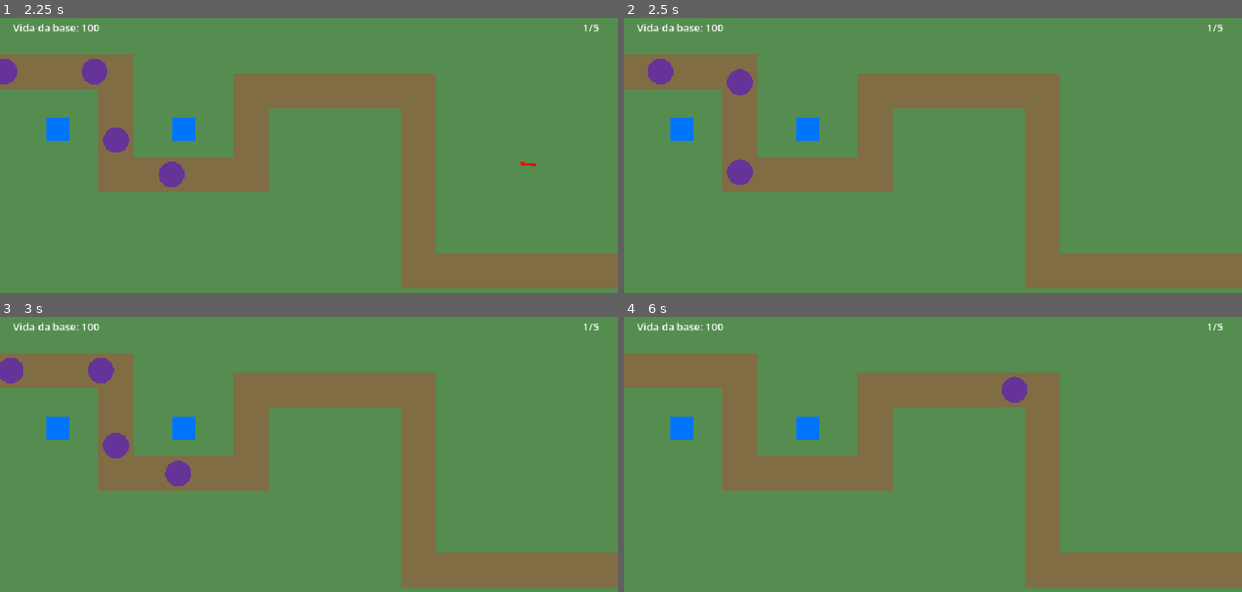
Above: before the commit, frames 1-4 (two rows, left to right).
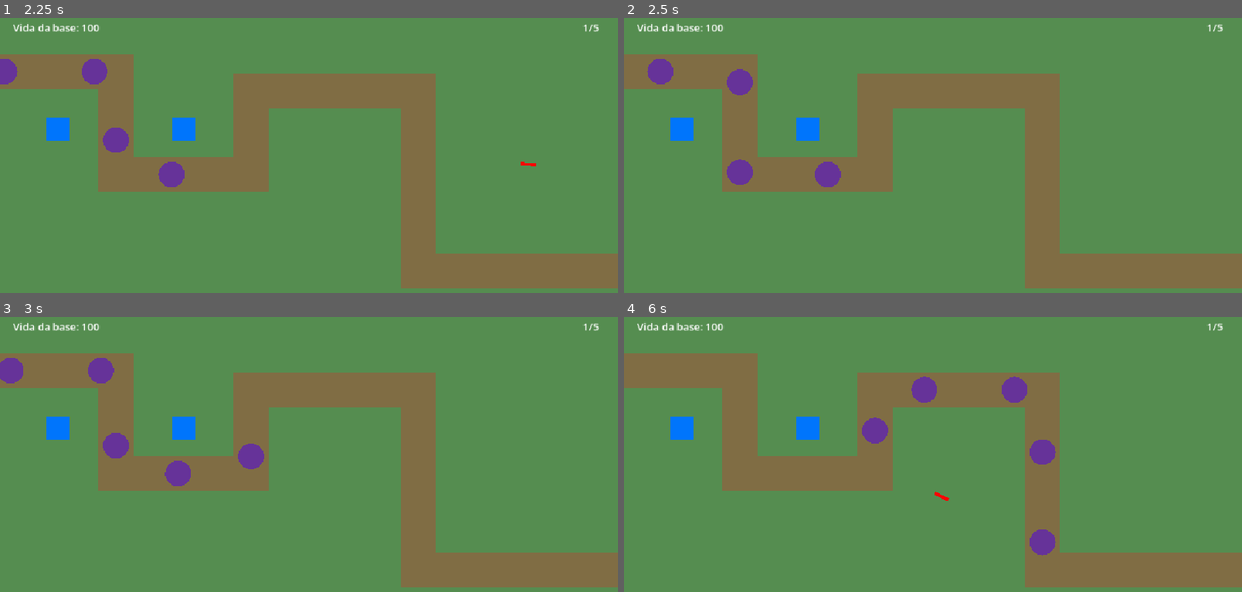
Above: after the commit, the same moments.

Repository: artdroids11/Tower-Defense-Godot-2D
Game: Godot game, scene res://scenes/main.tscn
Same seed, same stepped clock (60 frames per second), same inputs: the game is played once before the commit and once after it.
Inputs (mouse positions are in pixels of both pictures, inside the frame that each line leads up to):
- Up to frame 1 (2.25 s): move the mouse to (444, 163) at 0.52 s; click (444, 163) at 0.67 s; move the mouse to (185, 199) at 1.27 s; click (185, 199) at 1.42 s; move the mouse to (370, 103) at 2.02 s; click (370, 103) at 2.17 s
- Up to frame 2 (2.5 s): no input
- Up to frame 3 (3 s): move the mouse to (278, 550) at 2.77 s; click (278, 550) at 2.92 s
- Up to frame 4 (6 s): move the mouse to (1118, 531) at 3.52 s; click (1118, 531) at 3.67 s; move the mouse to (747, 427) at 4.27 s; click (747, 427) at 4.42 s; move the mouse to (963, 479) at 5.02 s; click (963, 479) at 5.17 s; move the mouse to (840, 394) at 5.77 s; click (840, 394) at 5.92 s

Frame 1 is identical in both runs. In frame 2, 0.3% of the frame differs, in the area x 30-36%, y 52-62%; in frame 3, 0.3%; in frame 4, 1.3%, in the area x 38-70%, y 21-87%.

Commit message:
Implementado o sistema de melhorias.

Diff:
--- a/scenes/main.tscn
+++ b/scenes/main.tscn
@@ -13,13 +13,13 @@
 [node name="Torre Rápida" parent="." unique_id=663019341 instance=ExtResource("2_sugp2")]
 position = Vector2(285, 190)
 attack_range = 180.0
-attack_damage = 0.9
+attack_damage = 0.5
 attack_interval = 0.25
 
 [node name="Tanque" parent="." unique_id=710837690 instance=ExtResource("2_sugp2")]
 position = Vector2(90, 190)
 attack_range = 260.0
-attack_damage = 2.0
+attack_damage = 1.0
 attack_interval = 1.5
 
 [node name="CanvasLayer" type="CanvasLayer" parent="." unique_id=1791099738]
@@ -84,6 +84,12 @@
 size_flags_horizontal = 4
 text = "Intervalo: --"
 
+[node name="UpgradeButton" type="Button" parent="CanvasLayer/TowerInfoPanel/InfoContent" unique_id=1651132764]
+custom_minimum_size = Vector2(145, 0)
+layout_mode = 2
+text = "Melhorar Torre
+"
+
 [node name="DefeatScreen" type="Control" parent="CanvasLayer" unique_id=1181951671]
 visible = false
 layout_mode = 3
--- a/scripts/main.gd
+++ b/scripts/main.gd
@@ -17,6 +17,7 @@
 @onready var health_label: Label = $CanvasLayer/HealthLabel
 @onready var waves_label: Label = $CanvasLayer/Waves
 @onready var defeat_screen: Control = $CanvasLayer/DefeatScreen
+
 @onready var restart_button: Button = $CanvasLayer/DefeatScreen/Content/RestartButton
 
 @onready var tower_info_panel: PanelContainer = $CanvasLayer/TowerInfoPanel
@@ -24,6 +25,8 @@
 @onready var damage_label: Label = $CanvasLayer/TowerInfoPanel/InfoContent/DamageLabel
 @onready var range_label: Label = $CanvasLayer/TowerInfoPanel/InfoContent/RangeLabel
 @onready var interval_label: Label = $CanvasLayer/TowerInfoPanel/InfoContent/IntervalLabel
+
+@onready var upgrade_button: Button = $CanvasLayer/TowerInfoPanel/InfoContent/UpgradeButton
 
 var base_health: int = 100
 
@@ -64,9 +67,12 @@
 
 	defeat_screen.hide()
 	tower_info_panel.hide()
+	upgrade_button.hide()
 	restart_button.pressed.connect(_on_restart_button_pressed)
+	upgrade_button.pressed.connect(_on_upgrade_button_pressed)
 
 	start_wave()
+
 
 func damage_base(amount: int) -> void:
 	if base_health <= 0:
@@ -139,7 +145,7 @@
 		return
 
 	start_wave()
-func _input(event: InputEvent) -> void:
+func _unhandled_input(event: InputEvent) -> void:
 	if event is InputEventMouseButton:
 		if event.button_index == MOUSE_BUTTON_LEFT and event.pressed:
 			var clicked_position: Vector2 = get_global_mouse_position()
@@ -160,12 +166,14 @@
 				selected_tower.set_selected(false)
 				selected_tower = null
 				tower_info_panel.hide()
+				upgrade_button.hide()
 
 func select_tower(tower: Node2D) -> void:
 	if selected_tower == tower:
 		selected_tower.set_selected(false)
 		selected_tower = null
 		tower_info_panel.hide()
+		upgrade_button.hide()
 		return
 
 	if selected_tower != null:
@@ -182,7 +190,9 @@
 	interval_label.text = "Intervalo: " + str(tower.attack_interval) + "s"
 
 	tower_info_panel.show()
+	upgrade_button.show()
 	tower_info_panel.reset_size()
+	update_upgrade_button(tower)
 	position_tower_info(tower)
 
 func position_tower_info(tower: Node2D) -> void:
@@ -251,3 +261,19 @@
 				conflicts += 1
 
 	return conflicts
+
+func _on_upgrade_button_pressed() -> void:
+
+	if selected_tower == null:
+		return
+
+	selected_tower.upgrade_tower()
+	update_tower_info(selected_tower)
+
+func update_upgrade_button(tower: Node2D) -> void:
+	if tower.upgrade_level >= 2:
+		upgrade_button.disabled = true
+		upgrade_button.text = "Nível máximo"
+	else:
+		upgrade_button.disabled = false
+		upgrade_button.text = "Melhorar torre"
--- a/scripts/tower.gd
+++ b/scripts/tower.gd
@@ -12,6 +12,9 @@
 @export var attack_damage: float = 2.0
 @export var attack_interval: float = 1.0
 var attack_timer: float = 0.0
+
+var upgrade_level: int = 1
+@onready var tower_visual: Polygon2D = $TowerVisual
 
 var is_selected: bool = false
 
@@ -94,3 +97,16 @@
 
 
 		attack_timer -= attack_interval
+
+
+func upgrade_tower() ->  void:
+	if upgrade_level >= 2:
+		return
+
+	upgrade_level += 1
+	attack_damage += 0.75
+
+	tower_visual.color = Color(1.0, 0.75, 0.2)
+
+	print("Torre melhorada para o nível ", upgrade_level)
+	print("Novo dano: ", attack_damage)
